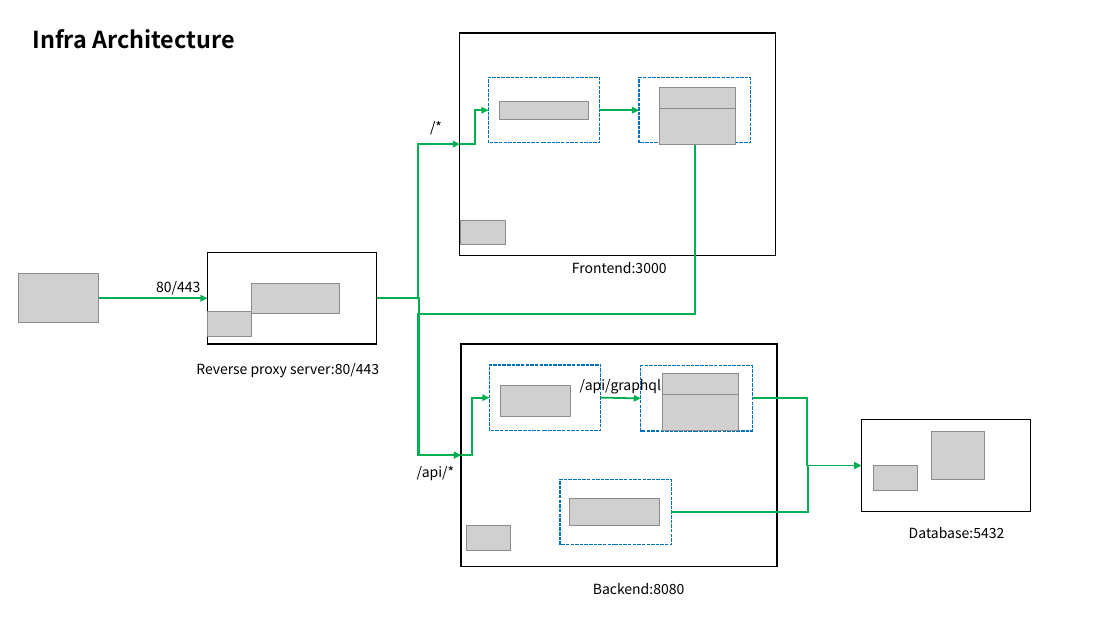
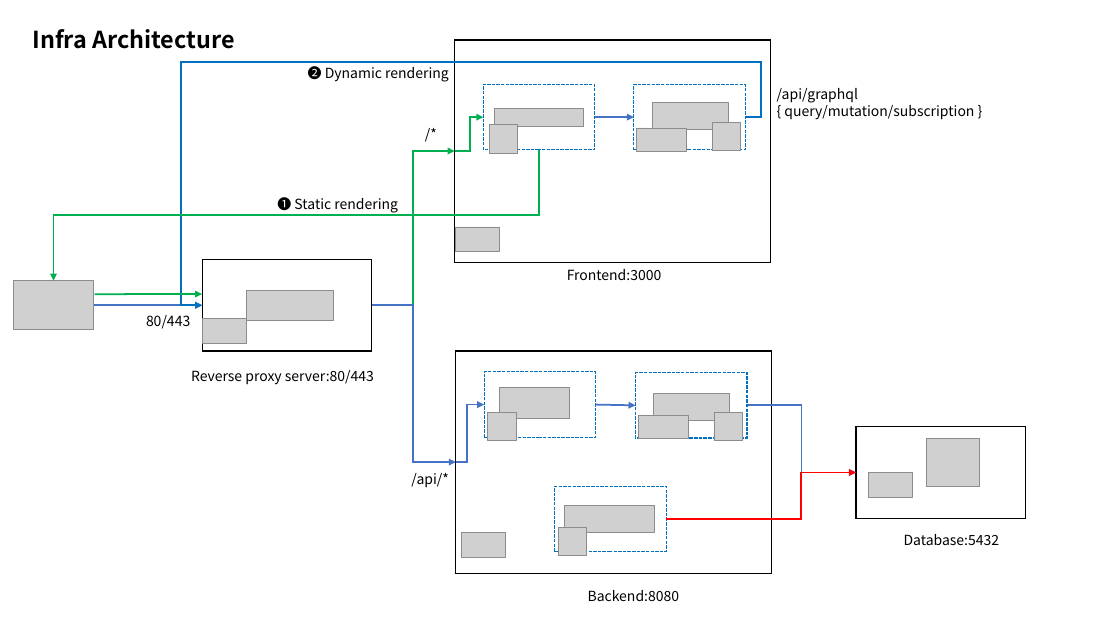
Before and after one commit to dukinfotech/nestjs-nextjs, a slide deck: slide 1 of docs/infra_architecture.pptx. Drawn at 1120x630 pixels with LibreOffice and Linux fonts; fonts in the diff are those of the drawing; grey boxes stand for pictures. Boxes give left, top, right and bottom in pixels: in the first picture for what was removed or moved away, otherwise in the second. Text is boxed around its words. In the diff, an @@ line names an element or a change of style, - is before the commit and + after.

```diff
--- a/docs/infra_architecture.pptx
+++ b/docs/infra_architecture.pptx
@@ elbow arrow moved from (695, 143) - (461, 455) to (745, 117) - (202, 305) @@
@@ elbow arrow (745, 117) - (202, 305): stroke #00B050 1.5 pt to #0070C0 1.5 pt @@
@@ text added at bbox=[308, 64, 449, 82], 12 pt, text #000000 @@
+❷ Dynamic rendering
@@ text added at bbox=[777, 88, 974, 120], 12 pt, text #000000 @@
+/api/graphql
+{ query/mutation/subscription }
@@ arrow (595, 117) - (634, 117): stroke #00B050 1.5 pt to #4472C4 1.5 pt @@
@@ picture: place and size @@
-picture at bbox=[660, 87, 736, 113]
+picture at bbox=[652, 103, 728, 129]
@@ picture added at bbox=[490, 125, 518, 154] @@
@@ picture: place and size @@
-picture at bbox=[660, 108, 736, 144]
+picture at bbox=[637, 128, 686, 150]
@@ picture added at bbox=[712, 122, 741, 150] @@
@@ elbow arrow added from (539, 150) to (54, 281), #00B050 1.5 pt @@
@@ text added at bbox=[277, 195, 398, 213], 12 pt, text #000000 @@
+➊ Static rendering
@@ arrow added from (95, 294) to (202, 294), #00B050 1.5 pt @@
@@ arrow (94, 305) - (202, 305): stroke #00B050 1.5 pt to #4472C4 1.5 pt @@
@@ text "80/443": place and size @@
-text "80/443" at bbox=[156, 281, 200, 295]
+text "80/443" at bbox=[146, 315, 190, 329]
@@ 7 pictures, 6 rectangles, 5 texts, 3 elbow arrows, 2 arrows: place and size @@
-7 pictures, 6 rectangles, 5 texts, 3 elbow arrows, 2 arrows at bbox=[18, 33, 1031, 594]
+7 pictures, 6 rectangles, 5 texts, 3 elbow arrows, 2 arrows at bbox=[13, 40, 1026, 601]
@@ elbow arrow (371, 305) - (456, 462): stroke #00B050 1.5 pt to #4472C4 1.5 pt @@
@@ text removed at bbox=[580, 376, 661, 394] @@
-/api/graphql
@@ 3 rectangles, 3 elbow arrows, 2 pictures, 1 text, 1 arrow: place and size @@
-3 rectangles, 3 elbow arrows, 2 pictures, 1 text, 1 arrow at bbox=[422, 77, 918, 525]
+3 rectangles, 3 elbow arrows, 2 pictures, 1 text, 1 arrow at bbox=[417, 85, 912, 533]
@@ elbow arrow (456, 462) - (484, 405): stroke #00B050 1.5 pt to #4472C4 1.5 pt @@
@@ picture added at bbox=[488, 413, 517, 441] @@
@@ arrow (596, 405) - (636, 406): stroke #00B050 1.5 pt to #4472C4 1.5 pt @@
@@ picture: place and size @@
-picture at bbox=[663, 395, 739, 430]
+picture at bbox=[639, 415, 689, 439]
@@ picture: place and size @@
-picture at bbox=[663, 373, 739, 399]
+picture at bbox=[654, 394, 730, 420]
@@ picture added at bbox=[714, 413, 743, 441] @@
@@ elbow arrow (747, 406) - (856, 473): stroke #00B050 1.5 pt to #4472C4 1.5 pt @@
@@ elbow arrow (666, 519) - (856, 473): stroke #00B050 1.5 pt to #FF0000 1.5 pt @@
@@ picture added at bbox=[559, 528, 587, 556] @@
```
Also in this commit, not shown: 1 other slide changed, 1 slide added.
